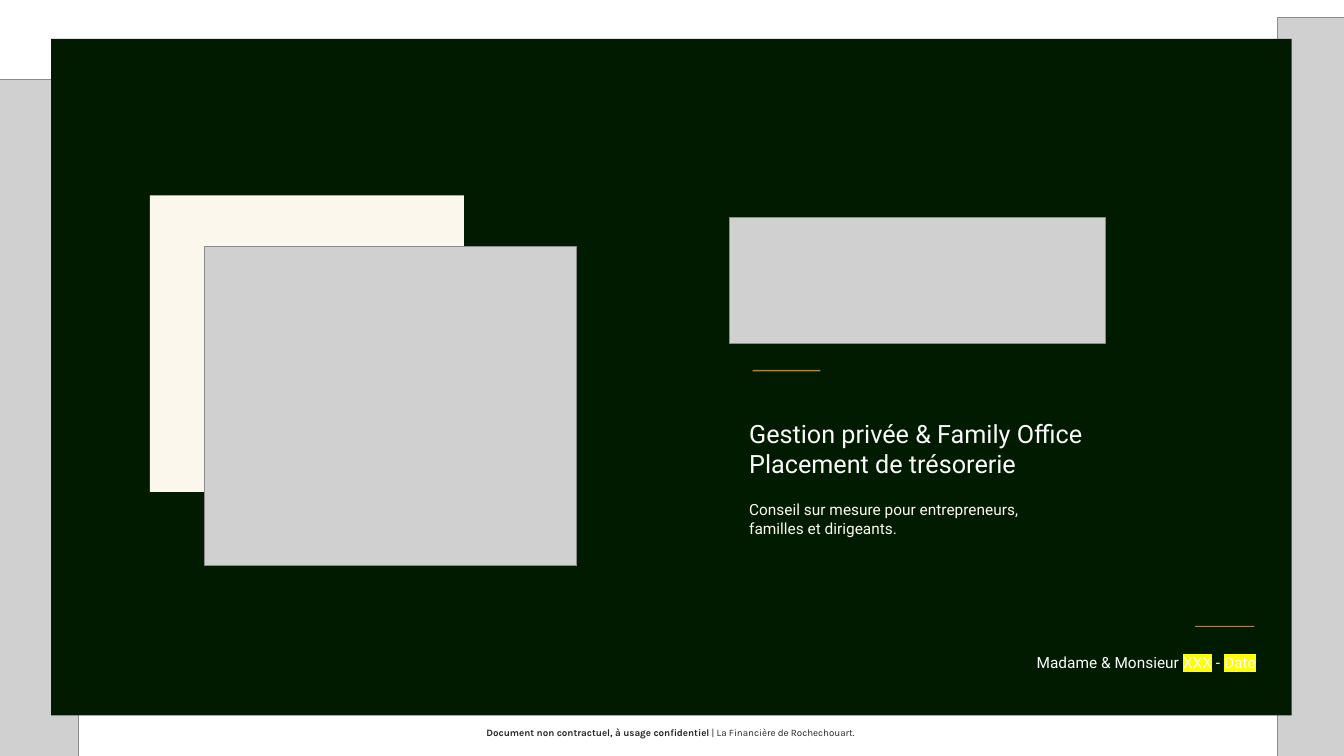
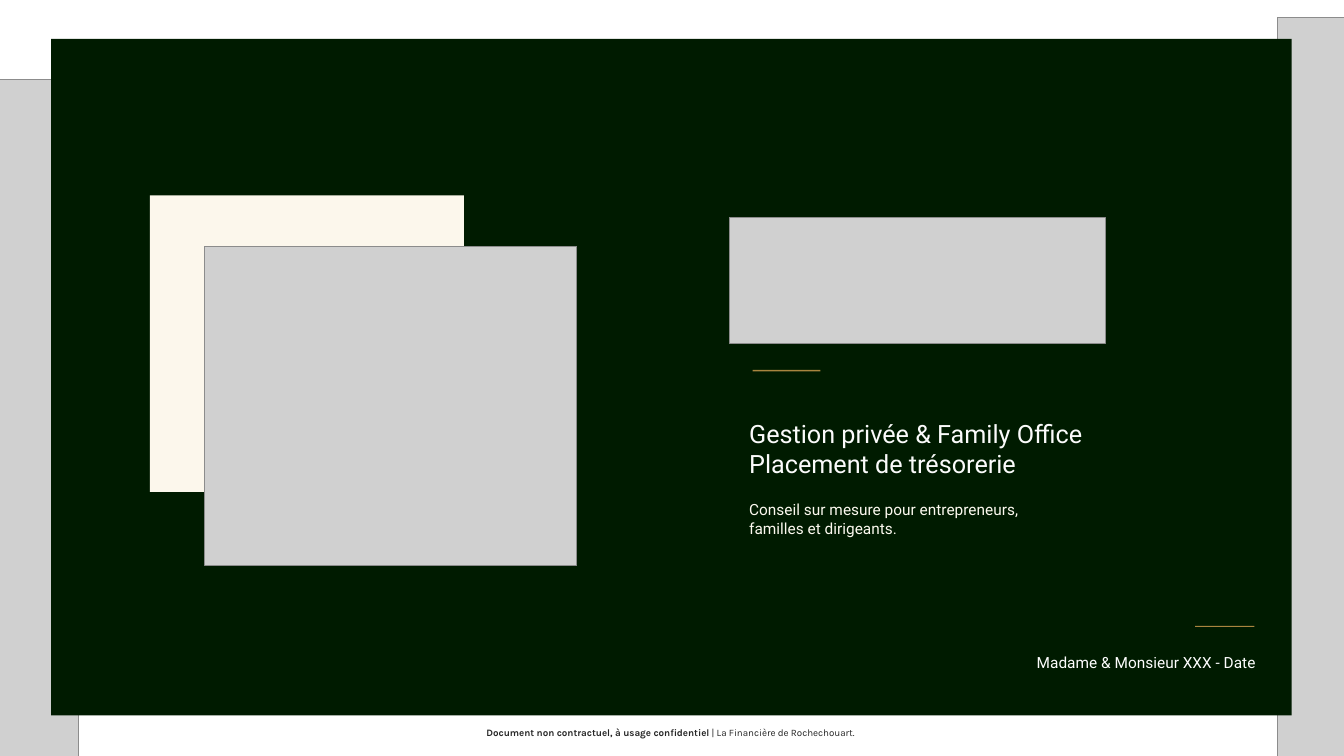
Before and after one commit to comptoir-investisseurs/comptoir-investisseurs, a slide deck: slide 1 of assets/docs/lfdr-presentation-r1.pptx. Drawn at 1344x756 pixels with LibreOffice and Linux fonts; fonts in the diff are those of the drawing; grey boxes stand for pictures. Boxes give left, top, right and bottom in pixels: in the first picture for what was removed or moved away, otherwise in the second. Text is boxed around its words. In the diff, an @@ line names an element or a change of style, - is before the commit and + after.

```diff
--- a/assets/docs/lfdr-presentation-r1.pptx
+++ b/assets/docs/lfdr-presentation-r1.pptx
@@ text "Madame & Monsieur XXX - ..." at (x1=1037, y1=656, x2=1256, y2=668): highlight #FFFF00 to none in "XXX Date" @@
```
Also in this commit, not shown: 1 other slide changed.
